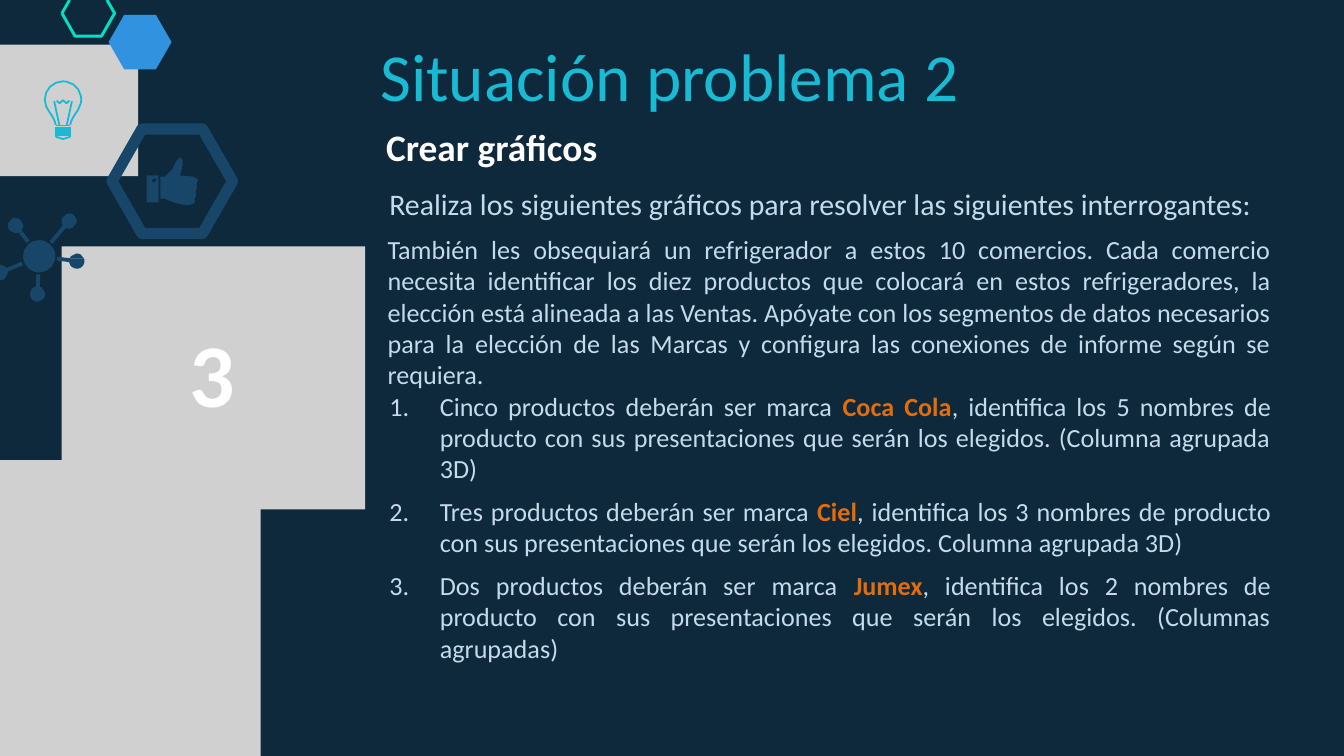
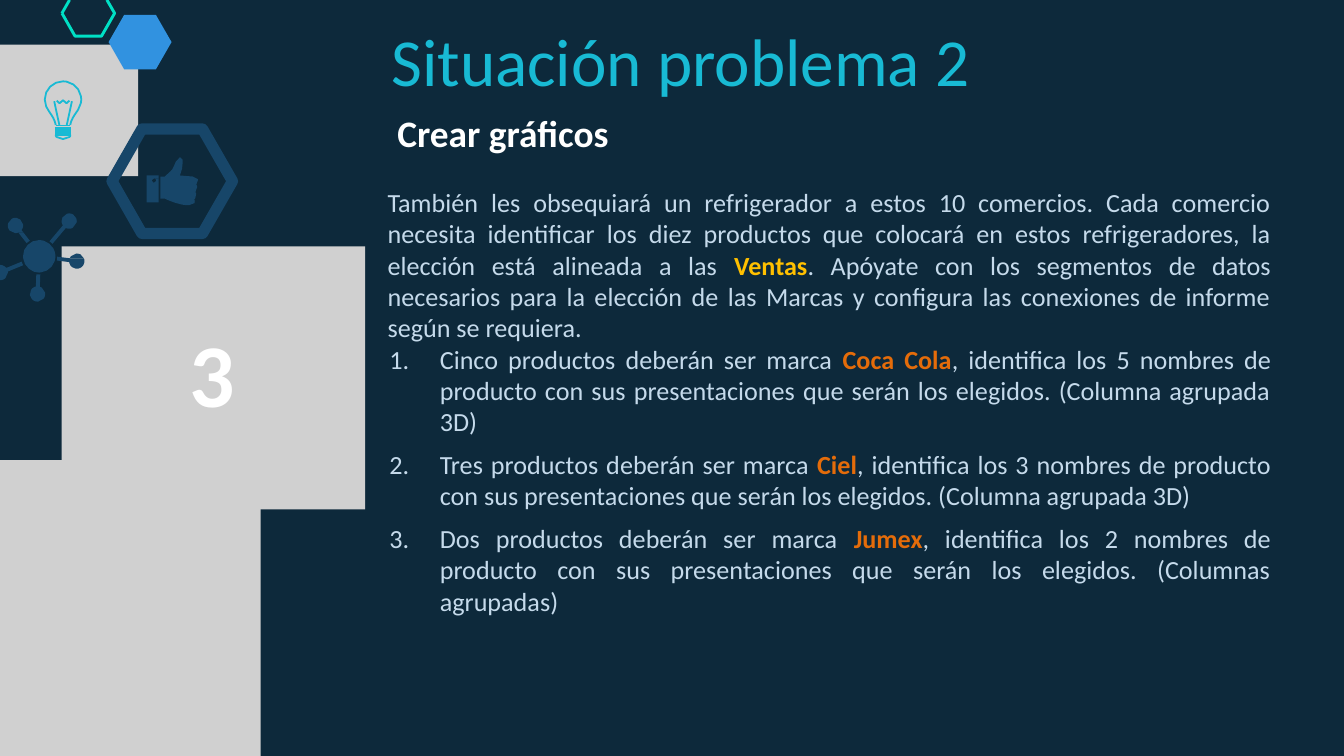
Before and after one commit to lizetheP/PensamientoC, a slide deck: slide 27 of Calendario2019/Presentaciones/Semana5/SITUACION2F.pptx (slide 24 before the commit). Drawn at 1344x756 pixels with LibreOffice and Linux fonts; fonts in the diff are those of the drawing; grey boxes stand for pictures. Boxes give left, top, right and bottom in pixels: in the first picture for what was removed or moved away, otherwise in the second. Text is boxed around its words. In the diff, an @@ line names an element or a change of style, - is before the commit and + after.

```diff
--- a/Calendario2019/Presentaciones/Semana5/SITUACION2F.pptx
+++ b/Calendario2019/Presentaciones/Semana5/SITUACION2F.pptx
@@ text "Situación problema 2": place and size @@
-text "Situación problema 2" at (380, 54, 958, 112)
+text "Situación problema 2" at (391, 39, 969, 97)
@@ text "Crear gráficos": place and size @@
-text "Crear gráficos" at (386, 135, 598, 168)
+text "Crear gráficos" at (397, 120, 609, 154)
@@ text at (388, 194, 1271, 342): text colour #C5DAEB to #FFC000, bold on in "Ventas." @@
@@ text at (389, 194, 1251, 220): paragraph removed @@
-Realiza los siguientes gráficos para resolver las siguientes interrogantes:
@@ text at (440, 455, 1270, 510): text changed @@
-2. Tres productos deberán ser marca Ciel, identifica los 3 nombres de producto con sus presentaciones que serán los elegidos. Columna agrupada 3D)
+2. Tres productos deberán ser marca Ciel, identifica los 3 nombres de producto con sus presentaciones que serán los elegidos. (Columna agrupada 3D)
```
Also in this commit, not shown: 14 other slides changed, 8 slides added, 2 slides removed, 20 other files.
